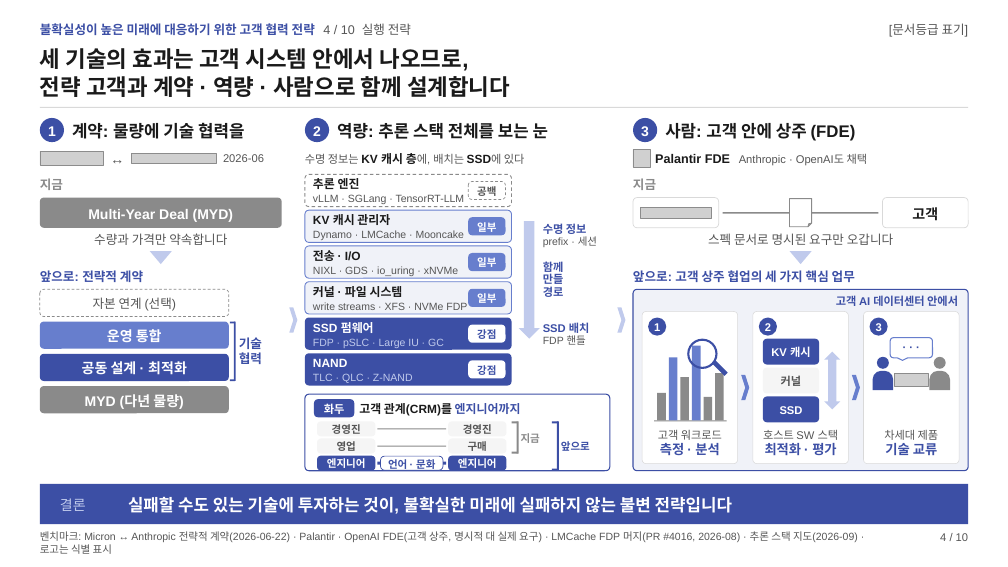
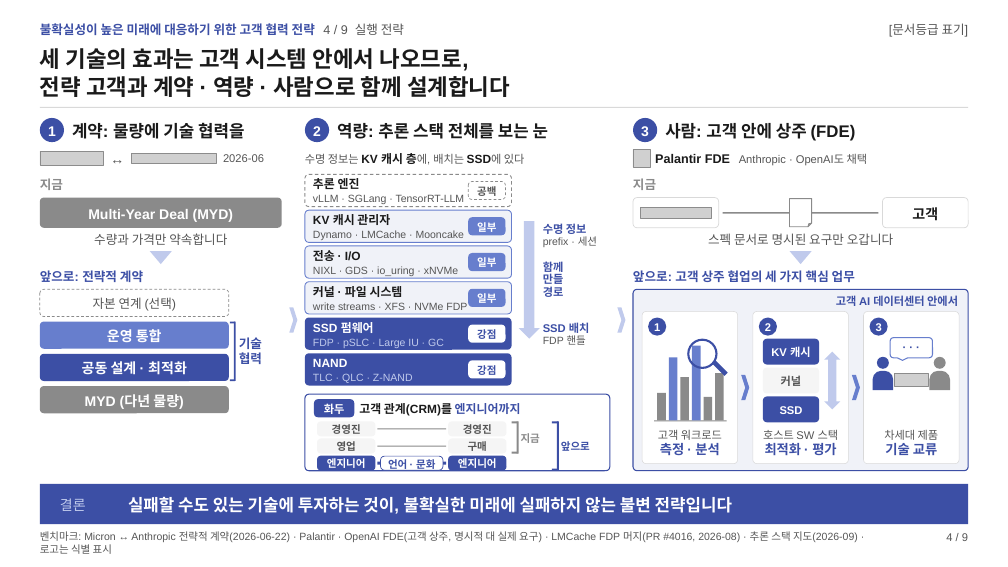
Before and after one commit to k31001/action-learning, a slide deck: slide 4 of dashboard/public/presentations/ssd-future-ready-strategy.pptx. Drawn at 1008x567 pixels with LibreOffice and Linux fonts; fonts in the diff are those of the drawing; grey boxes stand for pictures. Boxes give left, top, right and bottom in pixels: in the first picture for what was removed or moved away, otherwise in the second. Text is boxed around its words. In the diff, an @@ line names an element or a change of style, - is before the commit and + after.

```diff
--- a/dashboard/public/presentations/ssd-future-ready-strategy.pptx
+++ b/dashboard/public/presentations/ssd-future-ready-strategy.pptx
@@ text at <box>40,23,404,35</box>: text changed @@
-불확실성이 높은 미래에 대응하기 위한 고객 협력 전략 4 / 10 실행 전략
+불확실성이 높은 미래에 대응하기 위한 고객 협력 전략 4 / 9 실행 전략
@@ text at <box>946,533,968,541</box>: text changed @@
-4 / 10
+4 / 9
```
Also in this commit, not shown: 8 other slides changed, 1 slide removed, 21 other files.
